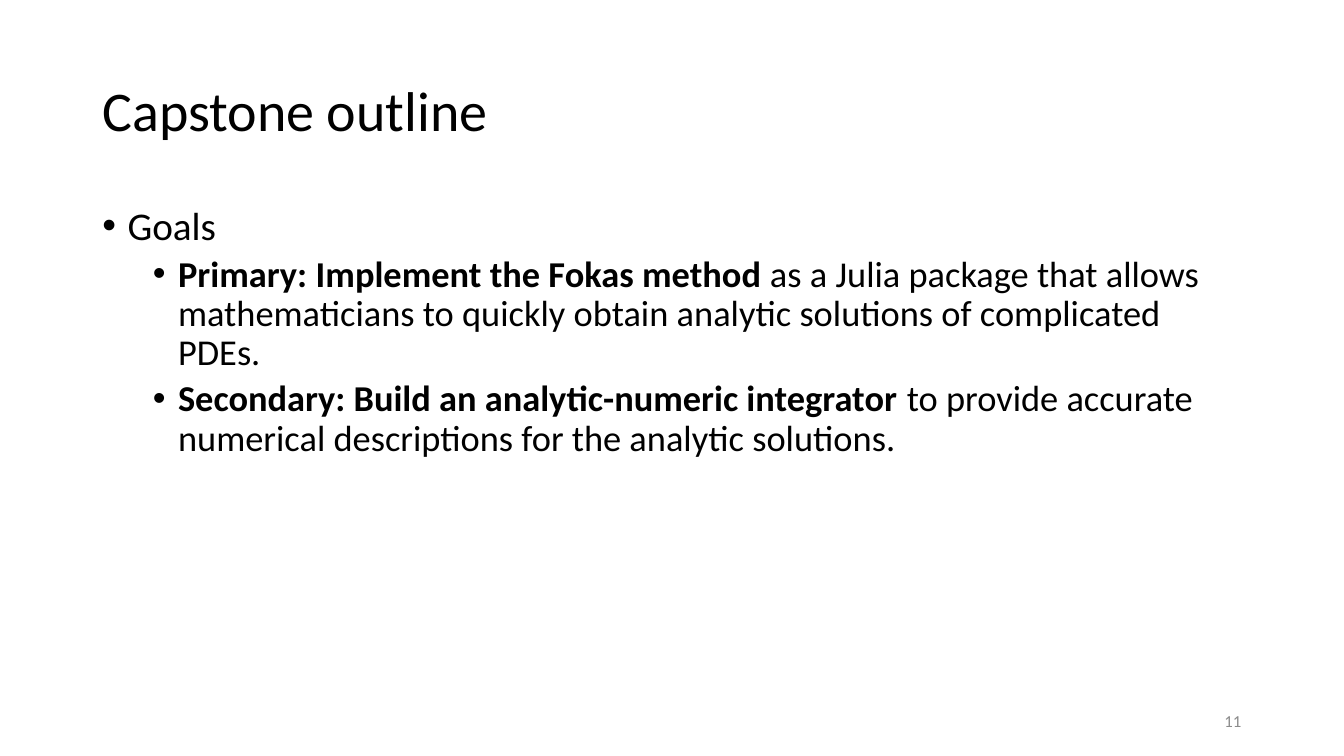
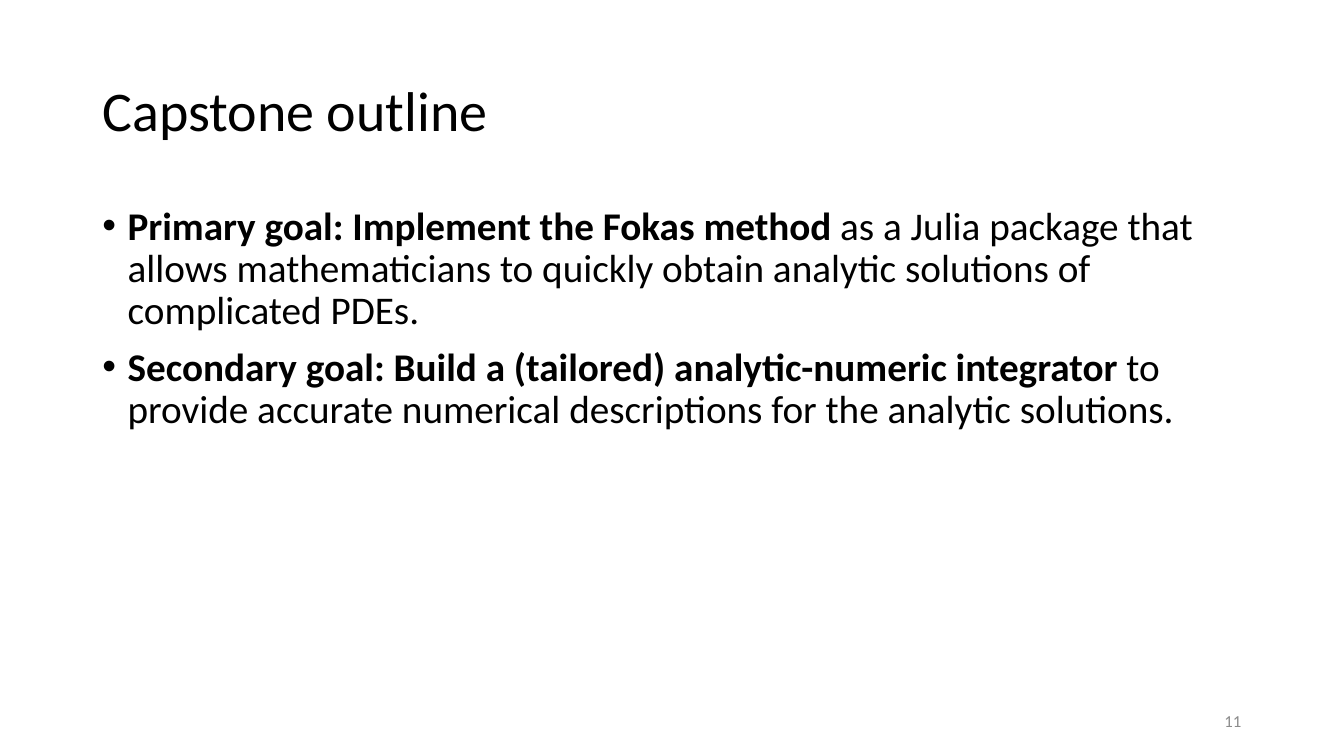
Before and after one commit to largecats/capstone-project, a slide deck: slide 11 of presentation/presentation.pptx. Drawn at 1344x756 pixels with LibreOffice and Linux fonts; fonts in the diff are those of the drawing. Boxes give left, top, right and bottom in pixels: in the first picture for what was removed or moved away, otherwise in the second. Text is boxed around its words. In the diff, an @@ line names an element or a change of style, - is before the commit and + after.

Commit message:
Presentation slides revised

```diff
--- a/presentation/presentation.pptx
+++ b/presentation/presentation.pptx
@@ text at (128,212,1193,430): text changed; size 26 to 28 pt @@
-• Goals
-  • Primary: Implement the Fokas method as a Julia package that allows mathematicians to quickly obtain analytic solutions of complicated PDEs.
-  • Secondary: Build an analytic-numeric integrator to provide accurate numerical descriptions for the analytic solutions.
+• Primary goal: Implement the Fokas method as a Julia package that allows mathematicians to quickly obtain analytic solutions of complicated PDEs.
+• Secondary goal: Build a (tailored) analytic-numeric integrator to provide accurate numerical descriptions for the analytic solutions.
```
Also in this commit, not shown: 3 other slides changed, 1 other file.
